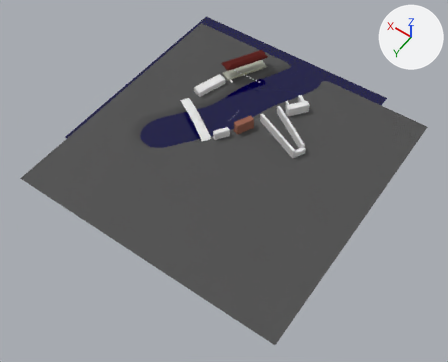
An edit to the glTF model ha4/assets/city.glb, drawn before and after from the same camera.
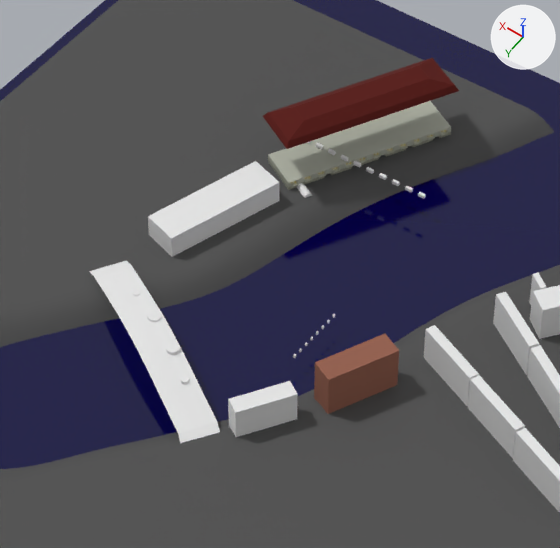
Old and new are each drawn whole from a 50 mm lens placed at (-627.0, 957.0, 1161.0), pointed at (-74.0, 183.0, -55.0) and again close up on the part from 35% to 65% of the width and 10% to 46% of the height. The lights are fixed; the arrows at upper right show +X, +Y and +Z. The first two pictures are the older version. Where no turn or scale is listed for an object, it has been applied to the vertices. Vertices at exactly the same position are counted once.

Objects in the first close-up: 'Cube', 'Plane.002', 'buildings.001', 'buildings2', 'ground', 'main', 'roof', 'water' and 8 more.
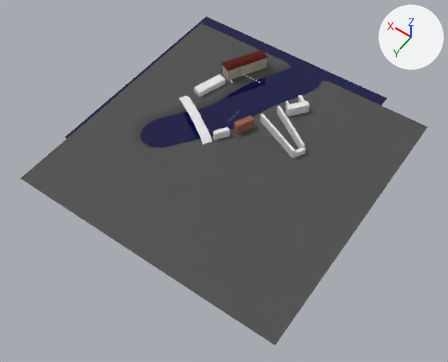
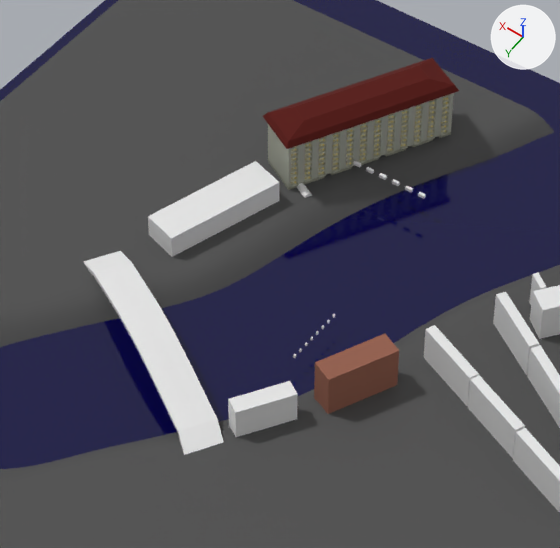
Commit message: apply modifiers

What the commit changed:
me_cube is used by ob_main; location (77.9, -127.3, 4.4).
me_cube had 440 vertices, 684 faces and spanned x -41.5..41.4, y -60.0..60.0, z -2.0..2.0.
me_cube now has 3928 vertices, 6156 faces and spans x -41.5..41.4, y -60.0..60.0, z -2.0..34.0.
me_cube part 1: 2888 vertices added at x -41.5..41.4, y -60.0..60.0, z 3.1..34.0.
Other edits to the shape of me_cube do not show in these pictures.
me_plane_004 is used by ob_plane_002; location (77.8, 96.8, 5.4).
me_plane_004 had 48 vertices, 46 faces and spanned x -82.0..88.0, y -59.0..60.0, z -10.0..4.0.
me_plane_004 now has 96 vertices, 188 faces and spans x -83.0..89.0, y -60.0..61.0, z -10.0..7.0.
Part 2, on me_plane_004:
48 vertices are added at x -83.0..89.0, y -60.0..61.0, z -8.0..7.0.
142 new faces join them.

Changed parts and their boxes [x1, y1, x2, y2] in the close-ups (560 x 548 px):
'Plane.002', reshaped
    before: [89, 260, 220, 443]
    after: [83, 251, 223, 455]
'main', reshaped
    before: [268, 101, 451, 187]
    after: [268, 93, 454, 187]
part 1 of me_cube, added
    after: [268, 93, 454, 183]
part 2 of me_plane_004, added
    after: [83, 251, 223, 455]
